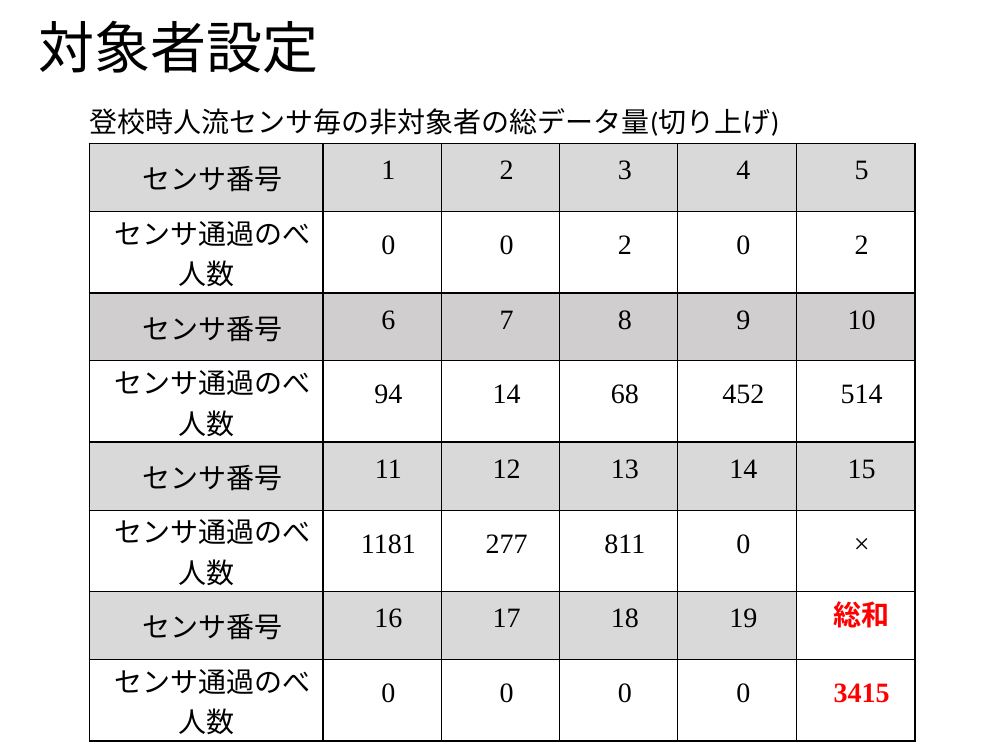
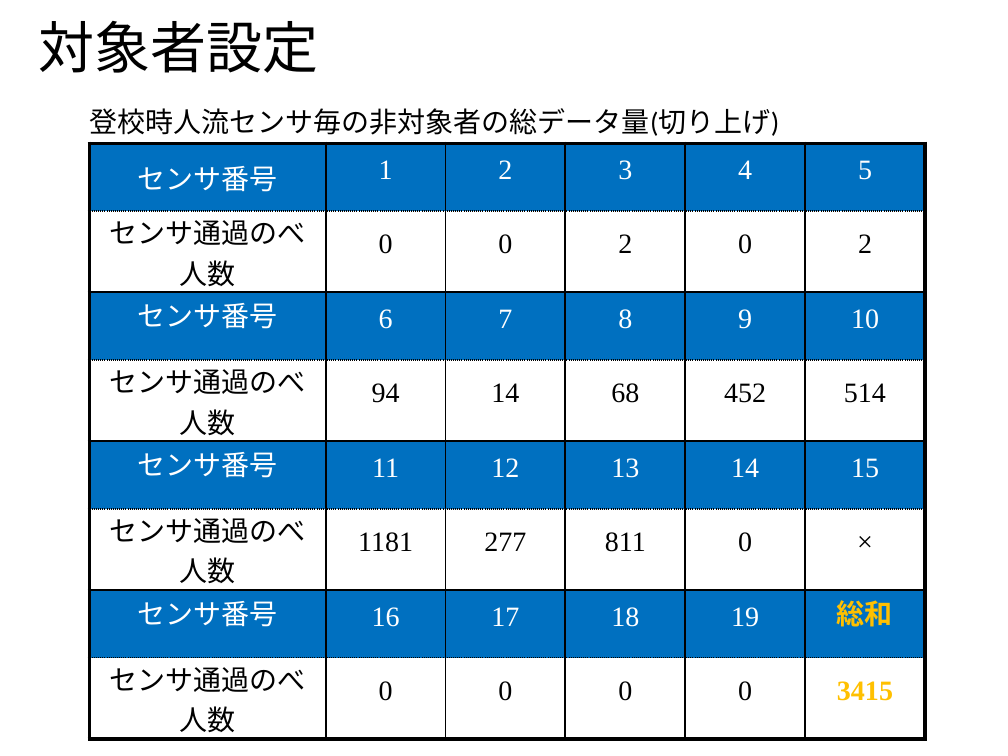
Before and after one commit to ao-megane/LplcOpenDataConverter, a slide deck: slide 15 of LplcOpenDataConverter/LplcOpenDataConverter/プレゼン/多地点カメラを用いた見守りサービスにおける第三者のプライバシデータ流出比の定量評価.pptx (slide 17 before the commit). Drawn at 1008x756 pixels with LibreOffice and Linux fonts; fonts in the diff are those of the drawing; background and template pictures are left out. Boxes give left, top, right and bottom in pixels: in the first picture for what was removed or moved away, otherwise in the second. Text is boxed around its words. In the diff, an @@ line names an element or a change of style, - is before the commit and + after.

```diff
--- a/LplcOpenDataConverter/LplcOpenDataConverter/プレゼン/多地点カメラを用いた見守りサービスにおける第三者のプライバシデータ流出比の定量評価.pptx
+++ b/LplcOpenDataConverter/LplcOpenDataConverter/プレゼン/多地点カメラを用いた見守りサービスにおける第三者のプライバシデータ流出比の定量評価.pptx
@@ table at <box>90,143,925,742</box> @@
@@ fill #D9D9D9 to #0070C0 in 17 cells @@
@@ fill #D0CECE to #0070C0 in row 3 @@
@@ fill #FFFFFF to #0070C0 in row 7, column 6 @@
@@ text colour #000000 to #FFFFFF in "センサ番号", "1", "2", "3" and 19 more places @@
@@ text colour #FF0000 to #FFC000 in "総和", "3415" @@
@@ indent changed @@
@@ line spacing 1 to 12pt @@
@@ borders changed @@
@@ table: place and size @@
-table at <box>90,143,915,738</box>
+table at <box>90,143,925,742</box>
```
Also in this commit, not shown: 18 other slides changed, 5 slides added, 1 slide removed.
